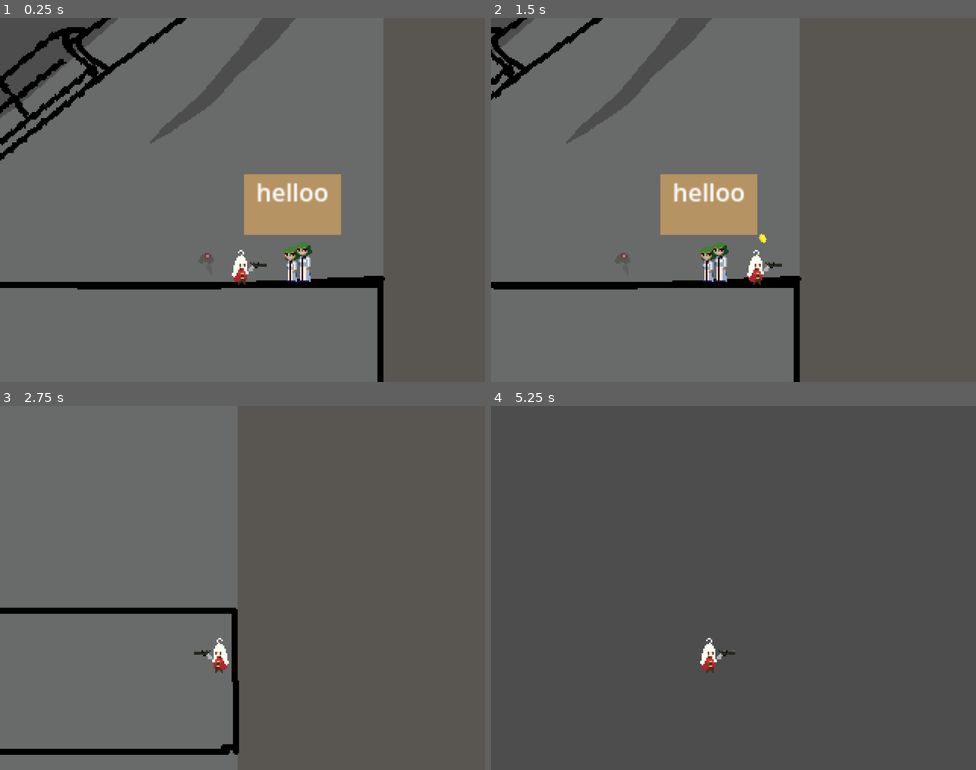
Above: before the commit, frames 1-4 (two rows, left to right).
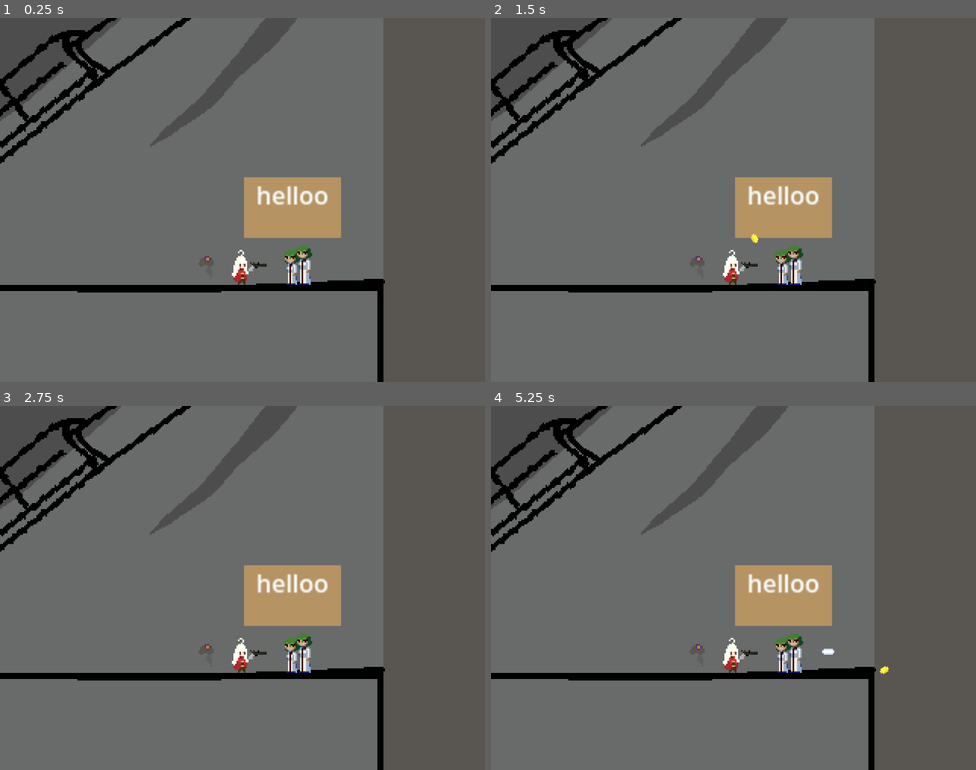
Above: after the commit, the same moments.

Repository: MaiGamesDev/Platformer_Project
Game: Godot game, scene res://SCENE/Game.tscn
The game is run twice, just before and just after one commit, with the same random seed, the same clock (stepped at 60 frames per second) and the same inputs.
Inputs (mouse positions are in pixels of both pictures, inside the frame that each line leads up to):
- Up to frame 1 (0.25 s): no input
- Up to frame 2 (1.5 s): tap Enter (ui_accept) at 0.5, 0.77 s; move the mouse to (840, 181) at 0.52 s; press the mouse at (840, 181) at 0.53 s; hold D (move_right) from 0.53 s (still down); move the mouse to (636, 218) at 1.27 s; release the mouse at (636, 218) at 1.28 s; right-click (636, 218) at 1.35 s
- Up to frame 3 (2.75 s): tap Enter (ui_accept) at 1.52 s; move the mouse to (291, 507) at 2.02 s; release D (move_right) at 2.03 s; press the mouse at (291, 507) at 2.03 s; hold A (move_left) from 2.03 s (still down)
- Up to frame 4 (5.25 s): move the mouse to (709, 660) at 2.77 s; release A (move_left) at 2.78 s; release the mouse at (709, 660) at 2.78 s; hold D (move_right) 2.78-4.28 s; right-click (709, 660) at 2.85 s; tap Enter (ui_accept) at 3.02, 3.77, 4.52 s; move the mouse to (879, 642) at 3.52 s; press the mouse at (879, 642) at 3.53 s; move the mouse to (588, 533) at 4.27 s; release the mouse at (588, 533) at 4.28 s; hold A (move_left) 4.28-5.03 s; right-click (588, 533) at 4.35 s; move the mouse to (757, 588) at 5.02 s; press the mouse at (757, 588) at 5.03 s; hold D (move_right) from 5.03 s (still down)

The runs differ from the first frame. In frame 1, 5.0% of the frame differs, in the area x 0-80%, y 0-76%; in frame 2, 17%; in frame 3, 15%; in frame 4, 75%, in the area x 0-83%, y 0-100%.
Error before the commit: Invalid assignment of property or key 'playing' with value of type 'bool' on a base object of type 'AnimatedSprite2D'. (res://SCENE/Bullet.gd:10)
Error after the commit: Attempt to call function 'get' in base 'null instance' on a null instance. (res://SCENE/PlayerManager.gd:12)

Commit message:
트리 작업

Diff:
--- a/SCENE/Game.tscn
+++ b/SCENE/Game.tscn
@@ -616,19 +616,54 @@
 "speed": 10.0
 }]
 
+[sub_resource type="AnimationNodeAnimation" id="AnimationNodeAnimation_i7xkr"]
+animation = &"fall"
+
+[sub_resource type="AnimationNodeAnimation" id="AnimationNodeAnimation_lermv"]
+animation = &"idle"
+
+[sub_resource type="AnimationNodeAnimation" id="AnimationNodeAnimation_33kyt"]
+animation = &"jump"
+
 [sub_resource type="AnimationNodeAnimation" id="AnimationNodeAnimation_qovbi"]
 animation = &"walk"
 
-[sub_resource type="AnimationNodeStateMachineTransition" id="AnimationNodeStateMachineTransition_4d02v"]
+[sub_resource type="AnimationNodeStateMachineTransition" id="AnimationNodeStateMachineTransition_akkeo"]
+auto_advance = true
+
+[sub_resource type="AnimationNodeStateMachineTransition" id="AnimationNodeStateMachineTransition_n5on2"]
+
+[sub_resource type="AnimationNodeStateMachineTransition" id="AnimationNodeStateMachineTransition_sjh5s"]
 
 [sub_resource type="AnimationNodeStateMachine" id="AnimationNodeStateMachine_gnpdv"]
-states/Start/position = Vector2(191, 100)
+states/Start/position = Vector2(196, 100)
+states/fall/node = SubResource("AnimationNodeAnimation_i7xkr")
+states/fall/position = Vector2(548, 72)
+states/idle/node = SubResource("AnimationNodeAnimation_lermv")
+states/idle/position = Vector2(333, 49)
+states/jump/node = SubResource("AnimationNodeAnimation_33kyt")
+states/jump/position = Vector2(456, -2)
 states/walk/node = SubResource("AnimationNodeAnimation_qovbi")
-states/walk/position = Vector2(310, 20)
-transitions = ["Start", "walk", SubResource("AnimationNodeStateMachineTransition_4d02v")]
-graph_offset = Vector2(30, -17)
+states/walk/position = Vector2(447, 157)
+transitions = ["Start", "idle", SubResource("AnimationNodeStateMachineTransition_akkeo"), "idle", "walk", SubResource("AnimationNodeStateMachineTransition_n5on2"), "walk", "idle", SubResource("AnimationNodeStateMachineTransition_sjh5s")]
+graph_offset = Vector2(-125, -37)
 
 [sub_resource type="AnimationNodeStateMachinePlayback" id="AnimationNodeStateMachinePlayback_l7hdb"]
+
+[sub_resource type="Animation" id="Animation_2geju"]
+length = 0.001
+tracks/0/type = "value"
+tracks/0/imported = false
+tracks/0/enabled = true
+tracks/0/path = NodePath("../Sprite:animation")
+tracks/0/interp = 1
+tracks/0/loop_wrap = true
+tracks/0/keys = {
+"times": PackedFloat32Array(0),
+"transitions": PackedFloat32Array(1),
+"update": 1,
+"values": [&"idle"]
+}
 
 [sub_resource type="Animation" id="Animation_s305b"]
 resource_name = "idle"
@@ -660,8 +695,8 @@
 "values": [&"walk"]
 }
 
-[sub_resource type="Animation" id="Animation_2geju"]
-length = 0.001
+[sub_resource type="Animation" id="Animation_usrbh"]
+resource_name = "fall"
 tracks/0/type = "value"
 tracks/0/imported = false
 tracks/0/enabled = true
@@ -672,13 +707,30 @@
 "times": PackedFloat32Array(0),
 "transitions": PackedFloat32Array(1),
 "update": 1,
-"values": [&"idle"]
+"values": [&"fall"]
+}
+
+[sub_resource type="Animation" id="Animation_xicq1"]
+resource_name = "jump"
+tracks/0/type = "value"
+tracks/0/imported = false
+tracks/0/enabled = true
+tracks/0/path = NodePath("../Sprite:animation")
+tracks/0/interp = 1
+tracks/0/loop_wrap = true
+tracks/0/keys = {
+"times": PackedFloat32Array(0),
+"transitions": PackedFloat32Array(1),
+"update": 1,
+"values": [&"jump"]
 }
 
 [sub_resource type="AnimationLibrary" id="AnimationLibrary_t0iom"]
 _data = {
 "RESET": SubResource("Animation_2geju"),
+"fall": SubResource("Animation_usrbh"),
 "idle": SubResource("Animation_s305b"),
+"jump": SubResource("Animation_xicq1"),
 "walk": SubResource("Animation_mn2m6")
 }
 
--- a/SCENE/PlayerManager.gd
+++ b/SCENE/PlayerManager.gd
@@ -7,6 +7,9 @@
 const JUMP_VELOCITY = -200.0
 const MAX_SPEED = 80
 const DECEL_SPEED = 6
+
+var animationTree = $AnimationTree
+var animationState = animationTree.get("parameters/playback")
 
 var gravity = ProjectSettings.get_setting("physics/2d/default_gravity")
 
@@ -57,3 +60,19 @@
 	coin.global_position = $Sprite/ItemPos.global_position
 	coin.set_velocity(null,null,dir)
 	get_tree().root.add_child(coin)
+
+func animationManager():
+	# velocity animation
+	if velocity.x == 0:
+		if velocity.y < 0:
+			#fall
+			pass
+		elif velocity.y > 0:
+			#jump
+			pass
+		else:
+			#idle
+			pass
+	else:
+		#walk
+		pass
Not shown: 1 places in SCENE/Game.tscn that only renumber resources
